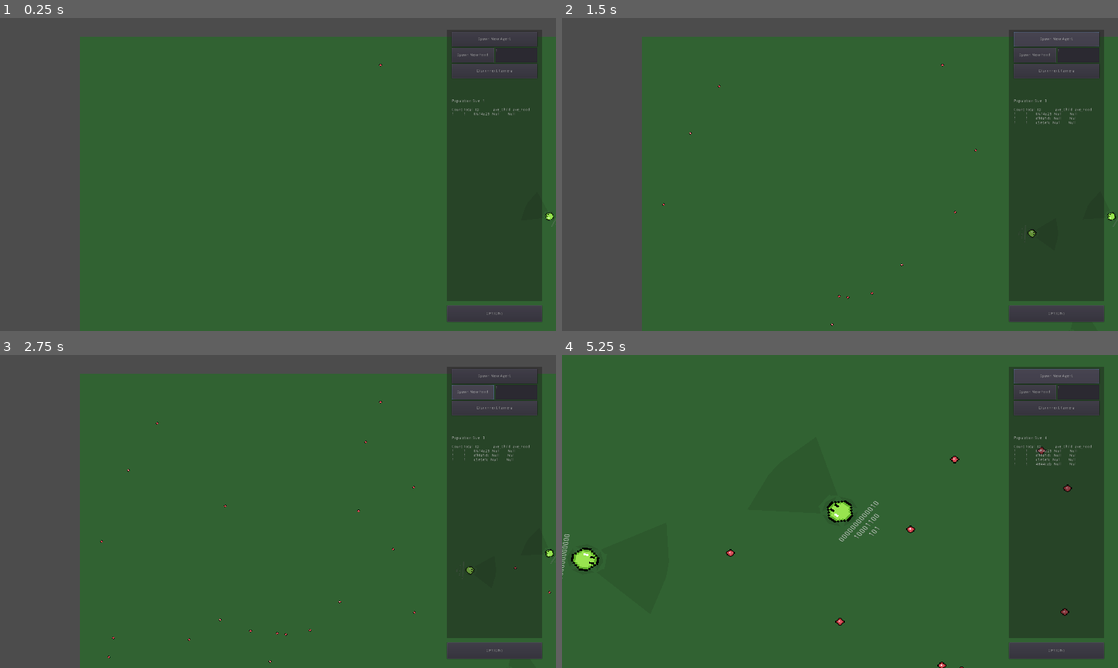
Above: before the commit, frames 1-4 (two rows, left to right).
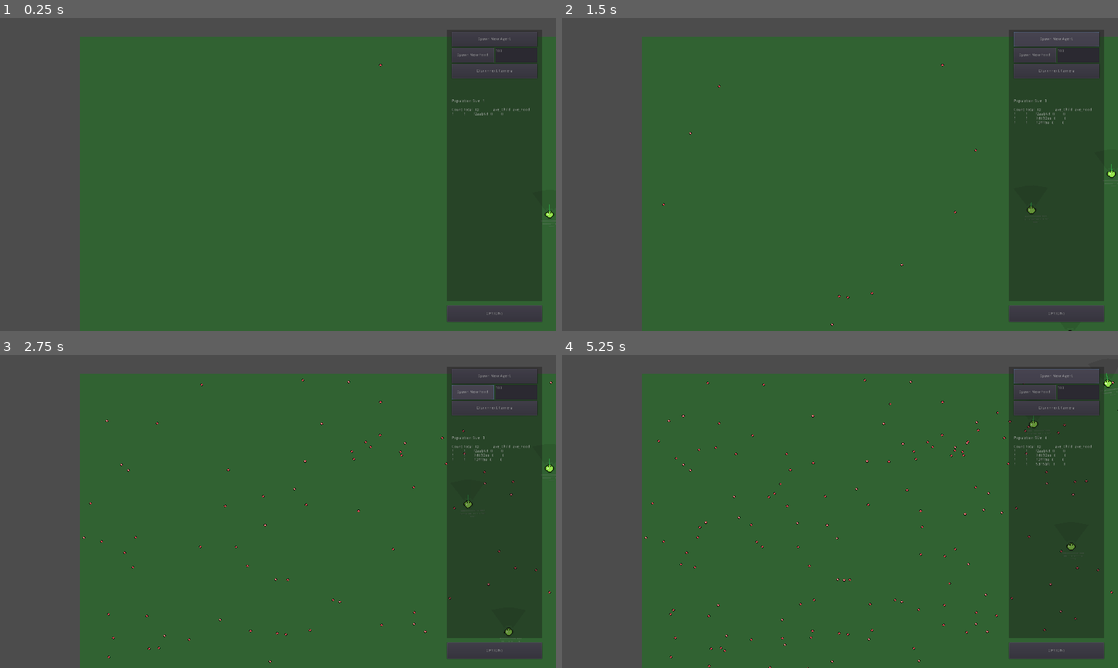
Above: after the commit, the same moments.

Repository: VincentRagusa/AntFarm
Game: Godot game, scene res://World.tscn
Two runs of this game, one before a commit and one after it. Both use one fixed random seed, a clock stepped at 60 frames per second and the inputs below.
Inputs (mouse positions are in pixels of both pictures, inside the frame that each line leads up to):
- Up to frame 1 (0.25 s): no input
- Up to frame 2 (1.5 s): click "Spawn New Agent" at 0.5 s; click "Spawn New Agent" at 1.25 s
- Up to frame 3 (2.75 s): click "Spawn New Food" at 2 s
- Up to frame 4 (5.25 s): click "Spawn New Food" at 2.75 s; click (1112, 552) at 3.52 s; click (840, 511) at 4.27 s; click "Spawn New Agent" at 5 s

The runs differ from the first frame. In frame 1, less than 0.1% of the frame differs, in the area x 85-100%, y 10-67%; in frame 2, 0.2%; in frame 3, 0.4%; in frame 4, 20%, in the area x 0-100%, y 0-100%.

Commit message:
adding a danger spike so pred.prey dynamics can occur.\n several bugs and refactors to other files occured in the process of debugging.

Diff:
--- a/Agent.gd
+++ b/Agent.gd
@@ -2,10 +2,10 @@
 class_name Agent
 
 # Declare member variables here. Examples:
-var MAX_SPEED = 250
-var ROTATION_SPEED = 5
-var ACCELERATION = 500
-var motion = Vector2.ZERO
+var MAX_SPEED:float = 200
+var ROTATION_SPEED:float = 6
+var ACCELERATION:float = 400
+var motion:Vector2 = Vector2.ZERO
 
 
 onready var Genome = $Genome
@@ -20,29 +20,35 @@
 onready var debugConeTouch_S = $debugVisionCones/Touch_S
 onready var debugConeTouch_W = $debugVisionCones/Touch_W
 onready var debugBrainVisual = $debugBrainVis/Label
+onready var dangerSpikeArea:Area2D = $DangerSpike/
 
 #INPUT SIGNAL BUFFER
-var touching_N = 0
-var touching_E = 0
-var touching_S = 0
-var touching_W = 0
-var sees_agent = 0
-var sees_food = 0
-var sees_agent_PL = 0
-var sees_food_PL = 0
-var sees_agent_PR = 0
-var sees_food_PR = 0
-var food_level = 25
-var food_collected = 0 #bool
+var touching_N:int = 0
+var touching_E:int = 0
+var touching_S:int = 0
+var touching_W:int = 0
+var sees_agent:int = 0
+var sees_food:int = 0
+var sees_agent_PL:int = 0
+var sees_food_PL:int = 0
+var sees_agent_PR:int = 0
+var sees_food_PR:int = 0
+var food_level:int = 25
+var food_collision:bool = 0
+var spike_collision:bool = 0
+var was_attacked:bool = 0
 #-------------------
 # data tracking vars
-var food_eaten_tracker = 0
-var children_had_tracker = 0
+var food_eaten_tracker:int = 0
+var children_had_tracker:int = 0
 
 # fuzzy logic variables
 var intensity:float = -1
 var evolvedHungerThreshold:int = -1
 
+#body state variables
+var spike_extended:bool = false
+
 
 # Called when the node enters the scene tree for the first time.
 func _ready():
@@ -51,6 +57,7 @@
 func myRound(val:float,decLen:int)->float:
 	return float(int(val*10*decLen))/(decLen*10)
 
+#TODO: this should probably be a signal that is processed at the text node
 func updateDebugText(inputs,outputs,hiddens):
 	debugBrainVisual.text = ""
 	for i in inputs:
@@ -64,7 +71,8 @@
 
 
 
-
+#TODO: the data for set_input could be passed as a signal,
+#      and the output from the brain could be received as one. (is this good?)
 func _physics_process(delta):
 	#tank controls version
 	Brain.set_input(0,min(touching_N/intensity,1.0))
@@ -79,24 +87,29 @@
 	Brain.set_input(9,min(sees_food_PR/intensity,1.0))
 	Brain.set_input(10,int(food_level>60))#able to repro
 	Brain.set_input(11,int(food_level<evolvedHungerThreshold))#close to death
-	Brain.set_input(12,food_collected)
-	food_collected = 0 #only send input once
+	Brain.set_input(12,food_collision)
+	Brain.set_input(13,spike_collision)
+	Brain.set_input(14,was_attacked)
+	food_collision = 0 #only send input once
+	spike_collision = 0
+	was_attacked = 0
+
 	Brain.update()
 
-	var holdinputs = []
+	var holdinputs:Array = []
 	for i in range(Brain.get_size()[0]):
 		holdinputs.append(Brain.get_input(i))
-	var holdoutputs = []
+	var holdoutputs:Array = []
 	for i in range(Brain.get_size()[1]):
 		holdoutputs.append(Brain.get_output(i))
 	updateDebugText(holdinputs, holdoutputs, Brain.get_newHidden())
 
 	#handle movment
-	var L = Brain.get_output(0)
-	var R = Brain.get_output(1)
-	var axis = Vector2.ZERO
-
-	var rotation_dir = R-L
+	var L:float = Brain.get_output(0)
+	var R:float = Brain.get_output(1)
+	var axis:Vector2 = Vector2.ZERO
+
+	var rotation_dir:float = R-L
 	axis.y = abs(rotation_dir)-1
 
 	rotation += rotation_dir * ROTATION_SPEED * delta
@@ -109,32 +122,41 @@
 
 
 	#handle reproduction
-	if food_level > 60 and Brain.get_output(2)>=(2/3):
+	if food_level > 60 and Brain.get_output(2)>=(2.0/3.0):
 		GlobalSignals.emit_signal("agent_born", self)
 		children_had_tracker += 1
 		food_level -= 35 #60 -> 25 + 25 + 10 (each agent is reset, 10 lost to entropy)
 
-func get_input_axis(right,left,down,up):
-	var axis = Vector2.ZERO
+	if Brain.get_output(3) >= (2.0/3.0):
+		spike_extended = true
+		dangerSpikeArea.visible = true
+	else:
+		spike_extended = false
+		dangerSpikeArea.visible = false
+
+
+
+func get_input_axis(right:float,left:float,down:float,up:float)->Vector2:
+	var axis:Vector2 = Vector2.ZERO
 	axis.x = right - left
 	axis.y = down - up # y+ is down in this coordinate system
 	return axis.normalized()
 
 
 
-func apply_friction(amount):
-	if motion.length() > amount:
-		motion -= motion.normalized()*amount
+func apply_friction(speed:float):
+	if motion.length() > speed:
+		motion -= motion.normalized()*speed/3
 	else:
 		motion = Vector2.ZERO
 
 
-func apply_movement(acc):
+func apply_movement(acc:Vector2):
 	motion += acc
 	motion = motion.clamped(MAX_SPEED)
 
 
-func get_mutated_genome():
+func get_mutated_genome()->Array:
 	var newGenome = Genome.make_mutated_copy()
 	return newGenome
 
@@ -279,6 +301,14 @@
 func _on_TouchSensor_W_body_exited(body):
 	touching_W -= 1
 	debugConeTouch_W.color.b = min(touching_W/intensity,1.0)
+
+
+func _on_DangerSpike_body_entered(body):
+	if spike_extended and body.is_in_group("Agent"):
+		spike_collision = true
+		food_level += 10 #loss of 5
+		body.food_level -= 15
+		body.was_attacked = 1 #bool
 
 #complex movenment backup
 #func _physics_process(delta):
--- a/Agent.tscn
+++ b/Agent.tscn
@@ -135,6 +135,16 @@
 align = 1
 valign = 1
 
+[node name="DangerSpike" type="Area2D" parent="."]
+
+[node name="SpikeVisual" type="Polygon2D" parent="DangerSpike"]
+color = Color( 0.184314, 0.619608, 0.262745, 1 )
+polygon = PoolVector2Array( -4, -20, 0, -64, 4, -20 )
+
+[node name="SpikeArea" type="CollisionPolygon2D" parent="DangerSpike"]
+position = Vector2( 0, 20 )
+polygon = PoolVector2Array( 0, -84, -1, -76, 1, -76 )
+
 [connection signal="timeout" from="FoodUseTimer" to="." method="_on_FoodUseTimer_timeout"]
 [connection signal="body_entered" from="TouchSensor_N" to="." method="_on_TouchSensor_N_body_entered"]
 [connection signal="body_exited" from="TouchSensor_N" to="." method="_on_TouchSensor_N_body_exited"]
@@ -153,3 +163,4 @@
 [connection signal="mouse_entered" from="mouse_click_region" to="." method="_on_TextureButton_mouse_entered"]
 [connection signal="mouse_exited" from="mouse_click_region" to="." method="_on_TextureButton_mouse_exited"]
 [connection signal="pressed" from="mouse_click_region" to="." method="_on_TextureButton_pressed"]
+[connection signal="body_entered" from="DangerSpike" to="." method="_on_DangerSpike_body_entered"]
--- a/AgentManager.gd
+++ b/AgentManager.gd
@@ -6,24 +6,25 @@
 
 var rng = RandomNumberGenerator.new()
 
-var POP_MAX = 500
-var popCount = 0
-var popLog = {} #format hash:[organisms born with this type, list of children counts, list of food counts]
-var logFile = File.new()
+var dataFile:String = "./DATA.dat"
+var POP_MAX:int = 500
+var popCount:int = 0
+var popLog:Dictionary = {} #format hash:[organisms born with this type, list of children counts, list of food counts]
+var logFile:File = File.new()
 
 # Called when the node enters the scene tree for the first time.
 func _ready():
 	pass # Replace with function body.
 
-func arr_join(arr, separator = ""):
-	var output = "";
+func arr_join(arr:Array, separator:String = "")->String:
+	var output:String = "";
 	for s in arr:
 		output += str(s) + separator
 	output = output.left( output.length() - separator.length() )
 	return output
 
-func logOrg(sites):
-	var key = arr_join(sites).sha256_text()
+func logOrg(sites:Array):
+	var key:String = arr_join(sites).sha256_text()
 	if key in popLog:
 		popLog[key][0] += 1
 		popLog[key][1] += 1
@@ -31,8 +32,8 @@
 		popLog[key] = [1,1,[],[]]
 
 
-func remOrg(sites,offspring,food):
-	var key = arr_join(sites).sha256_text()
+func remOrg(sites:Array,offspring:int,food:int):
+	var key:String = arr_join(sites).sha256_text()
 	popLog[key][0] -= 1
 	popLog[key][2].append(offspring)
 	popLog[key][3].append(food)
@@ -41,15 +42,15 @@
 
 
 
-func mean(array):
-	if len(array) == 0: return null
-	var sum = 0.0
+func mean(array:Array)->float:
+	if len(array) == 0: return float('inf')
+	var sum:float = 0.0
 	for element in array:
 		sum += element
 	return sum / len(array)
 
 
-func compareWithNull(val1, val2):
+func compareWithNull(val1:float, val2:float):
 	if val1 != null and val2 != null:
 		if val1 != val2:
 			return val1 > val2
@@ -63,15 +64,15 @@
 	else:
 		return false
 
-func customComparison(a,b):
-	var alife = a[1][0]
-	var blife = b[1][0]
-	var atot = a[1][1]
-	var btot = b[1][1]
-	var aoffs = a[1][2]
-	var boffs = b[1][2]
-	var afoods = a[1][3]
-	var bfoods = b[1][3]
+func customComparison(a:Array,b:Array)->bool:
+	var alife:int = a[1][0]
+	var blife:int = b[1][0]
+	var atot:int = a[1][1]
+	var btot:int = b[1][1]
+	var aoffs:Array = a[1][2]
+	var boffs:Array = b[1][2]
+	var afoods:Array = a[1][3]
+	var bfoods:Array = b[1][3]
 
 	if (alife > 0) == (blife > 0): #both alive or both dead (sort groups)
 #		var ma = mean(aoffs)
@@ -92,8 +93,8 @@
 		#one alive one dead, prefer alive
 		return alife > blife
 
-func sortedDictionary(dict):
-	var items = []
+func sortedDictionary(dict:Dictionary)->Array:
+	var items:Array = []
 	for key in dict.keys():
 		items.append([key,dict[key]])
 	items.sort_custom(self, "customComparison")
@@ -103,15 +104,15 @@
 # Called every frame. 'delta' is the elapsed time since the previous frame.
 func _process(delta):
 	if popCount < 1:
-		var pos = Vector2(rng.randi_range(64, 3840-64),rng.randi_range(64, 2160-64))
+		var pos:Vector2 = Vector2(rng.randi_range(64, 3840-64),rng.randi_range(64, 2160-64))
 		handle_agent_spawn(pos)
-	var result = "Population Size: " + str(popCount) + "\n\nCount Total  ID            ave_Child  ave_Food\n"
+	var result:String = "Population Size: " + str(popCount) + "\n\nCount Total  ID            ave_Child  ave_Food\n"
 	#for key in popLog.keys():
 	#	result += str(popLog[key][0]) + " " + key.substr(0,7) + " " + str(mean(popLog[key][1])) + " "  + str(mean(popLog[key][2])) + "\n"
-	var firstBreak = false
+	var firstBreak:bool = false
 	for pair in sortedDictionary(popLog):
-		var key = pair[0]
-		var value = pair[1]
+		var key:String = pair[0]
+		var value:Array = pair[1]
 		if not firstBreak and value[0] == 0:
 			result += "\n"
 			firstBreak = true
@@ -123,23 +124,17 @@
 func handle_agent_birth(parent: Agent):
 	if popCount < POP_MAX:
 		popCount += 1
-		var child = Agent.instance()
+		var child:Agent = Agent.instance()
 		add_child(child)
-		var parentHash = arr_join(parent.Genome.sites).sha256_text()
+		var parentHash:String = arr_join(parent.Genome.sites).sha256_text()
 		child.global_position = parent.global_position
-		var newGenomeSites = parent.get_mutated_genome()
-		var childHash = arr_join(newGenomeSites).sha256_text()
+		var newGenomeSites:Array = parent.get_mutated_genome()
+		var childHash:String = arr_join(newGenomeSites).sha256_text()
 		child.on_birth(newGenomeSites)
 		#print(popCount, " \tBABY ", newGenomeSites)
 
 		logOrg(newGenomeSites)
-		if logFile.file_exists("./antfarm.dat"):
-			logFile.open("./antfarm.dat",File.READ_WRITE)
-		else:
-			logFile.open("./antfarm.dat",File.WRITE_READ)
-		logFile.seek_end()
-		logFile.store_line(parentHash+","+childHash)
-		logFile.close()
+		fileWrite(parentHash+","+childHash)
 
 func handle_agent_death(agent: Agent):
 	popCount -= 1
@@ -149,17 +144,20 @@
 func handle_agent_spawn(pos: Vector2):
 	if popCount < POP_MAX:
 		popCount += 1
-		var agent_instance = Agent.instance()
+		var agent_instance:Agent = Agent.instance()
 		add_child(agent_instance)
 		agent_instance.global_position = pos
 		agent_instance.on_spawn()
-		var childHash = arr_join(agent_instance.Genome.sites).sha256_text()
+		var childHash:String = arr_join(agent_instance.Genome.sites).sha256_text()
 
 		logOrg(agent_instance.Genome.sites)
-		if logFile.file_exists("./antfarm.dat"):
-			logFile.open("./antfarm.dat",File.READ_WRITE)
-		else:
-			logFile.open("./antfarm.dat",File.WRITE_READ)
-		logFile.seek_end()
-		logFile.store_line("null,"+childHash)
-		logFile.close()
+		fileWrite("null,"+childHash)
+
+func fileWrite(line:String):
+	if logFile.file_exists(dataFile):
+		logFile.open(dataFile,File.READ_WRITE)
+	else:
+		logFile.open(dataFile,File.WRITE_READ)
+	logFile.seek_end()
+	logFile.store_line(line)
+	logFile.close()
--- a/Brain.gd
+++ b/Brain.gd
@@ -1,16 +1,16 @@
 extends Node2D
 class_name Brain
 
-var INPUT_SIZE = 13
-var OUTPUT_SIZE = 3 #7 for veto controls, 3 for tank
-var RECURRENT_SIZE = 8
+var INPUT_SIZE:int = 15
+var OUTPUT_SIZE:int = 4 #8 for veto controls, 4 for tank
+var RECURRENT_SIZE:int = 15
 
-var inputBuffer = []
-var outputBuffer = []
-var recurrentBuffer_old = []
-var recurrentBuffer_new = []
+var inputBuffer:Array = []
+var outputBuffer:Array = []
+var recurrentBuffer_old:Array = []
+var recurrentBuffer_new:Array = []
 
-var gates = []
+var gates:Array = []
 #var gateLogic = [
 #	[[0,0],[0,0]],
 #	[[0,0],[0,1]],
@@ -75,21 +75,21 @@
 
 
 
-func get_size():
+func get_size()->Array:
 	return [INPUT_SIZE, OUTPUT_SIZE, RECURRENT_SIZE]
 
-func get_newHidden():
+func get_newHidden()->Array:
 	return recurrentBuffer_new
 
 # Called when the node enters the scene tree for the first time.
 func _ready():
 	for i in range(INPUT_SIZE):
-		inputBuffer.append(0)
+		inputBuffer.append(0.5)
 	for i in range(OUTPUT_SIZE):
-		outputBuffer.append(0)
+		outputBuffer.append(0.5)
 	for i in range(RECURRENT_SIZE):
-		recurrentBuffer_old.append(0)
-		recurrentBuffer_new.append(0)
+		recurrentBuffer_old.append(0.5)
+		recurrentBuffer_new.append(0.5)
 
 
 func make_from_genome(genome: Genome):
--- a/Food.gd
+++ b/Food.gd
@@ -2,7 +2,7 @@
 
 
 # Declare member variables here. Examples:
-var food_level = 5
+var food_level:int = 5
 
 # Called when the node enters the scene tree for the first time.
 func _ready():
@@ -16,11 +16,12 @@
 
 func _on_Area2D_body_entered(body):
 	if body.is_in_group("Agent"):
-		body.food_level += 5 # probably should do thsi with a signal?
-		body.food_collected = 1
-		body.food_eaten_tracker += 1
-		food_level -= 5
-		if food_level <= 0:
-			#disabled = true
-			GlobalSignals.emit_signal("food_depleated")
-			queue_free()
+		if not body.spike_extended:
+			body.food_level += 5 # probably should do thsi with a signal?
+			body.food_collision = 1 #bool
+			body.food_eaten_tracker += 1
+			food_level -= 5
+			if food_level <= 0:
+				#disabled = true
+				GlobalSignals.emit_signal("food_depleated")
+				queue_free()
--- a/Genome.gd
+++ b/Genome.gd
@@ -2,10 +2,10 @@
 class_name Genome
 
 # Declare member variables here. Examples:
-var GENOME_LENGTH = 25#(13+7+8)*3+2
-var MUTATION_RATE = 1.0/50.0 #0.005
-var sites = [0]
-var readHead = 0
+var GENOME_LENGTH:int = (15+4+15)*3 + 2
+var MUTATION_RATE:float = 0.005
+var sites:Array = []
+var readHead:int = 0
 
 
 # Called when the node enters the scene tree for the first time.
@@ -25,18 +25,25 @@
 	sites = newSites
 
 
-func make_mutated_copy():
+func make_mutated_copy()->Array:
 	var rng = RandomNumberGenerator.new()
 	rng.randomize()
 	var newSites = [] + sites #shitty way to copy an array
 	for i in range(GENOME_LENGTH): #TODO this is terribly inefficient
 		if rng.randf() <= MUTATION_RATE:
-			var choice = rng.randi_range(0,1)
+			var choice = rng.randi_range(0,2)
 			if  choice == 0:
 				newSites[i] += rng.randi_range(-5,5) #uniform offset mutation
 				newSites[i] %= 255
 			elif choice == 1:
 				newSites[i] = rng.randi_range(0,255)
+			elif choice == 2:
+				var from:int = rng.randi_range(0,GENOME_LENGTH-1)
+				var length:int = rng.randi_range(1,GENOME_LENGTH)
+				var to:int = rng.randi_range(0,GENOME_LENGTH-1)
+				var holder:Array = []
+				for offset in range(from,from+length):
+					newSites[(to+offset)%GENOME_LENGTH] = sites[(from+offset)%GENOME_LENGTH]
 	return newSites
 
 
--- a/World.tscn
+++ b/World.tscn
@@ -111,7 +111,7 @@
 margin_bottom = 51.0
 size_flags_horizontal = 3
 size_flags_vertical = 3
-text = "1"
+text = "100"
 
 [node name="Button3" type="Button" parent="Main_HUD/HUD/right_menu/GridContainer"]
 margin_top = 110.0
